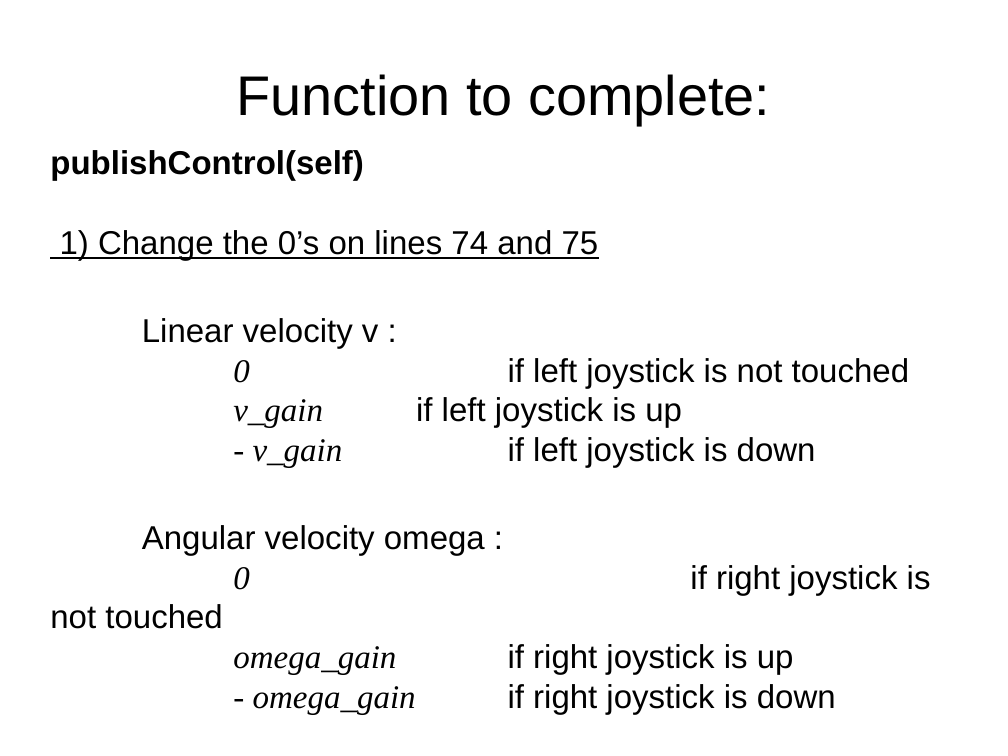
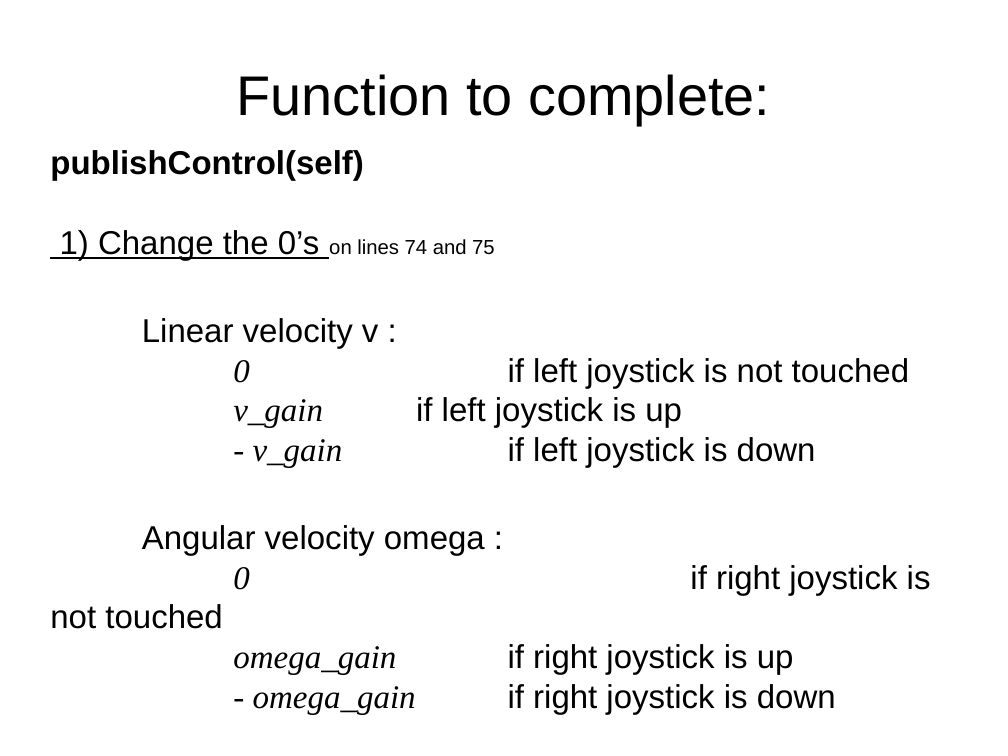
Before and after one commit to maivincent/MISE_presentations, a slide deck: slide 6 of step1_joystick_drive.odp (slide 4 before the commit). Drawn at 1008x756 pixels with LibreOffice and Linux fonts; fonts in the diff are those of the drawing. Boxes give left, top, right and bottom in pixels: in the first picture for what was removed or moved away, otherwise in the second. Text is boxed around its words. In the diff, an @@ line names an element or a change of style, - is before the commit and + after.

```diff
--- a/step1_joystick_drive.odp
+++ b/step1_joystick_drive.odp
@@ subtitle at [60, 230, 495, 260]: size 26 to 16 pt, underline off in "on lines 74 and 75" @@
```
Also in this commit, not shown: 6 other slides changed, 5 slides added, 1 slide removed, 1 other file.
